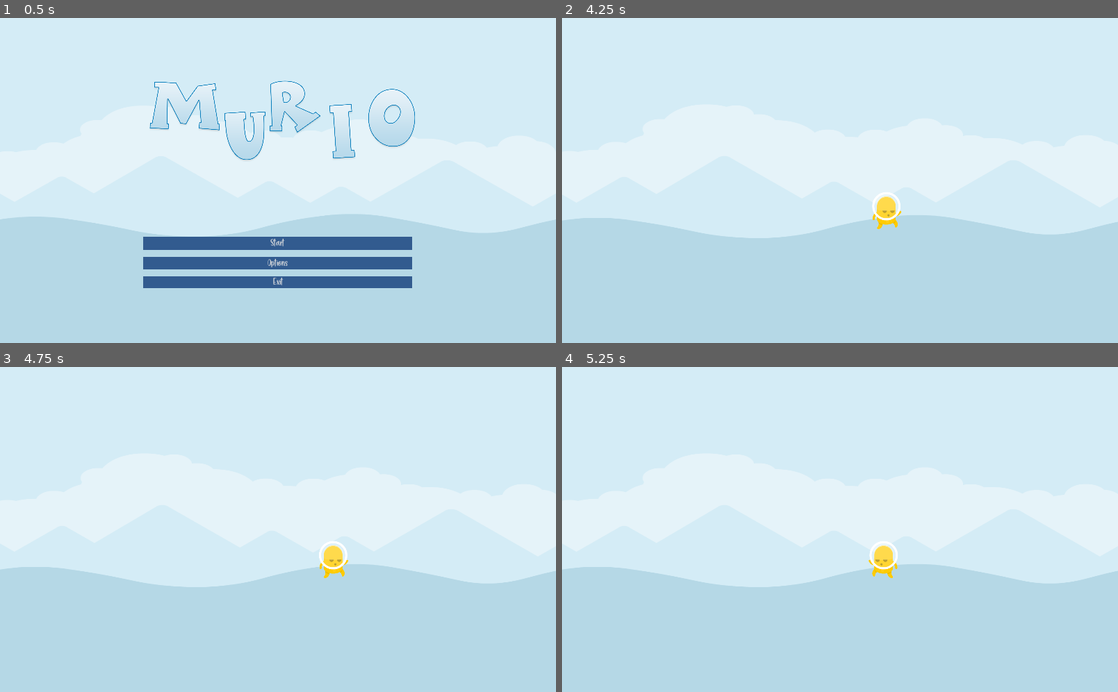
Above: before the commit, frames 1-4 (two rows, left to right).
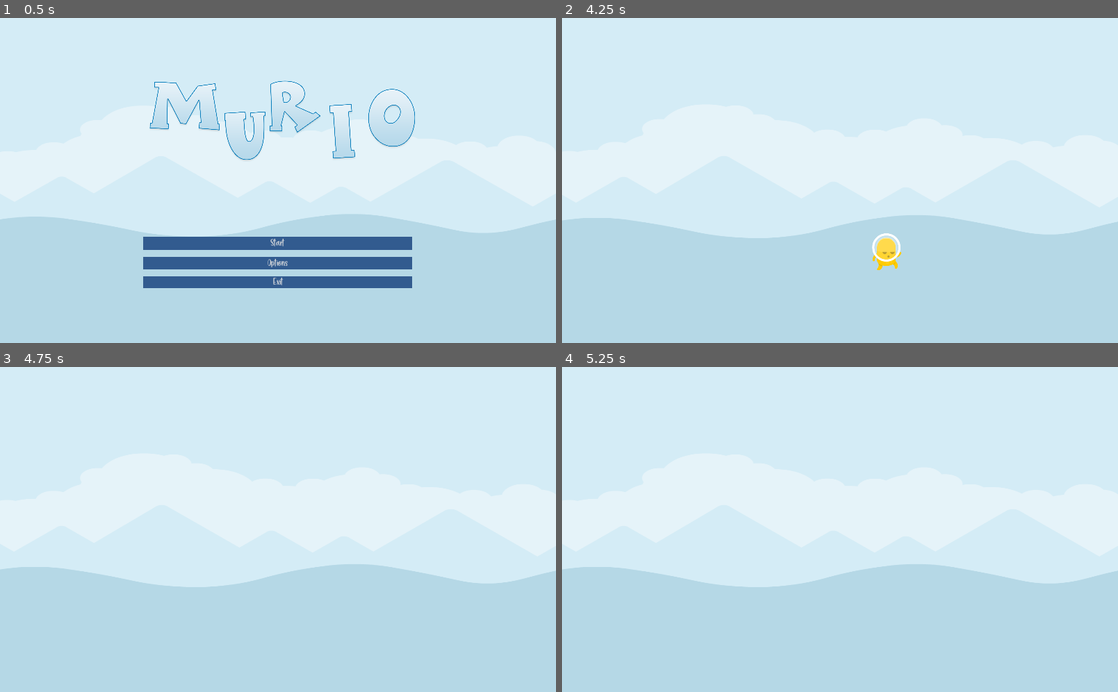
Above: after the commit, the same moments.

Repository: hellensoloviy/murio
Game: Godot game, scene res://scenes/UI/Menu.tscn
Same seed, same stepped clock (60 frames per second), same inputs: the game is played once before the commit and once after it.
Inputs:
- Up to frame 1 (0.5 s): no input
- Up to frame 2 (4.25 s): click "Start" at 0.5 s; tap Enter at 1.25 s; hold D (move_right) 1.28-2.78 s; tap W (jump) at 1.52, 2.27, 3.77 s; hold A (move_left) 2.78-3.53 s; hold D (move_right) from 3.53 s (still down)
- Up to frame 3 (4.75 s): keep holding D (move_right); tap W (jump) at 4.52 s
- Up to frame 4 (5.25 s): tap Space at 5 s; release D (move_right) at 5.03 s; hold A (move_left) from 5.03 s (still down)

Frame 1 is identical in both runs. In frame 2, 0.8% of the frame differs, in the area x 55-62%, y 53-78%; in frame 3, 0.4%; in frame 4, 0.4%.

Commit message:
added new assets for enemies, background etc
start adding new world scene (snow);

Diff:
--- a/MainScene.tscn
+++ b/MainScene.tscn
@@ -187,7 +187,7 @@
 [node name="ParallaxBackground" type="ParallaxBackground" parent="."]
 
 [node name="uncolored_piramids" type="Sprite" parent="ParallaxBackground"]
-position = Vector2( 1032.43, 601.388 )
+position = Vector2( 1030.54, 601.388 )
 scale = Vector2( 2.02194, 1.19716 )
 texture = ExtResource( 2 )
 
@@ -207,6 +207,9 @@
 [node name="Camera2D" type="Camera2D" parent="player_yellow"]
 current = true
 limit_left = -500
+limit_top = -700
+limit_right = 8000
+limit_bottom = 5000
 limit_smoothed = true
 drag_margin_h_enabled = true
 drag_margin_v_enabled = true
--- a/scenes/UI/Menu.tscn
+++ b/scenes/UI/Menu.tscn
@@ -53,6 +53,7 @@
 margin_bottom = 596.467
 use_top_left = true
 __meta__ = {
+"_edit_lock_": true,
 "_edit_use_anchors_": false
 }
 
@@ -79,13 +80,14 @@
 custom_constants/separation = 26
 alignment = 1
 __meta__ = {
+"_edit_lock_": true,
 "_edit_use_anchors_": false
 }
 
 [node name="start_button" type="Button" parent="VBoxContainer"]
-margin_top = 80.0
+margin_top = 77.0
 margin_right = 991.0
-margin_bottom = 130.0
+margin_bottom = 127.0
 rect_min_size = Vector2( 0, 50 )
 rect_pivot_offset = Vector2( 339.611, 22 )
 custom_styles/hover = SubResource( 1 )
@@ -97,9 +99,9 @@
 }
 
 [node name="options_button" type="Button" parent="VBoxContainer"]
-margin_top = 150.0
+margin_top = 153.0
 margin_right = 991.0
-margin_bottom = 200.0
+margin_bottom = 197.0
 rect_min_size = Vector2( 0, 44 )
 rect_pivot_offset = Vector2( 339.611, 22 )
 custom_styles/hover = SubResource( 1 )
@@ -111,9 +113,9 @@
 }
 
 [node name="exit_button" type="Button" parent="VBoxContainer"]
-margin_top = 220.0
+margin_top = 223.0
 margin_right = 991.0
-margin_bottom = 270.0
+margin_bottom = 267.0
 rect_min_size = Vector2( 0, 44 )
 rect_pivot_offset = Vector2( 339.611, 22 )
 custom_styles/hover = SubResource( 1 )
--- /dev/null
+++ b/scenes/world/snow_world.tscn
@@ -0,0 +1,163 @@
+[gd_scene load_steps=14 format=2]
+
+[ext_resource path="res://sprites/ground/snow/snowLeft.png" type="Texture" id=1]
+[ext_resource path="res://sprites/ground/snow/snowMid.png" type="Texture" id=2]
+[ext_resource path="res://sprites/ground/snow/snowCenter.png" type="Texture" id=3]
+[ext_resource path="res://sprites/backgrounds/uncolored_piramids.png" type="Texture" id=4]
+[ext_resource path="res://sprites/ground/snow/snow.png" type="Texture" id=5]
+[ext_resource path="res://sprites/ground/snow/snowRight.png" type="Texture" id=6]
+[ext_resource path="res://player/player_yellow.tscn" type="PackedScene" id=7]
+
+[sub_resource type="ConvexPolygonShape2D" id=1]
+points = PoolVector2Array( 0, 0, 128, 0, 128, 128, 0, 128 )
+
+[sub_resource type="ConvexPolygonShape2D" id=2]
+points = PoolVector2Array( 0, 0, 128, 0, 128, 128, 0, 128 )
+
+[sub_resource type="ConvexPolygonShape2D" id=3]
+points = PoolVector2Array( 0, 0, 128, 0, 128, 128, 0, 128 )
+
+[sub_resource type="ConvexPolygonShape2D" id=4]
+points = PoolVector2Array( 0, 0, 128, 0, 128, 128, 0, 128 )
+
+[sub_resource type="ConvexPolygonShape2D" id=5]
+points = PoolVector2Array( 0, 0, 128, 0, 128, 128, 0, 128 )
+
+[sub_resource type="TileSet" id=6]
+0/name = "snowCenter.png 0"
+0/texture = ExtResource( 3 )
+0/tex_offset = Vector2( 0, 0 )
+0/modulate = Color( 1, 1, 1, 1 )
+0/region = Rect2( 0, 0, 128, 128 )
+0/tile_mode = 0
+0/occluder_offset = Vector2( 0, 0 )
+0/navigation_offset = Vector2( 0, 0 )
+0/shape_offset = Vector2( 0, 0 )
+0/shape_transform = Transform2D( 1, 0, 0, 1, 0, 0 )
+0/shape = SubResource( 1 )
+0/shape_one_way = false
+0/shape_one_way_margin = 1.0
+0/shapes = [ {
+"autotile_coord": Vector2( 0, 0 ),
+"one_way": false,
+"one_way_margin": 1.0,
+"shape": SubResource( 1 ),
+"shape_transform": Transform2D( 1, 0, 0, 1, 0, 0 )
+} ]
+0/z_index = 0
+1/name = "snow.png 1"
+1/texture = ExtResource( 5 )
+1/tex_offset = Vector2( 0, 0 )
+1/modulate = Color( 1, 1, 1, 1 )
+1/region = Rect2( 0, 0, 128, 128 )
+1/tile_mode = 0
+1/occluder_offset = Vector2( 0, 0 )
+1/navigation_offset = Vector2( 0, 0 )
+1/shape_offset = Vector2( 0, 0 )
+1/shape_transform = Transform2D( 1, 0, 0, 1, 0, 0 )
+1/shape = SubResource( 2 )
+1/shape_one_way = false
+1/shape_one_way_margin = 1.0
+1/shapes = [ {
+"autotile_coord": Vector2( 0, 0 ),
+"one_way": false,
+"one_way_margin": 1.0,
+"shape": SubResource( 2 ),
+"shape_transform": Transform2D( 1, 0, 0, 1, 0, 0 )
+} ]
+1/z_index = 0
+2/name = "snowLeft.png 2"
+2/texture = ExtResource( 1 )
+2/tex_offset = Vector2( 0, 0 )
+2/modulate = Color( 1, 1, 1, 1 )
+2/region = Rect2( 0, 0, 128, 128 )
+2/tile_mode = 0
+2/occluder_offset = Vector2( 0, 0 )
+2/navigation_offset = Vector2( 0, 0 )
+2/shape_offset = Vector2( 0, 0 )
+2/shape_transform = Transform2D( 1, 0, 0, 1, 0, 0 )
+2/shape = SubResource( 3 )
+2/shape_one_way = false
+2/shape_one_way_margin = 1.0
+2/shapes = [ {
+"autotile_coord": Vector2( 0, 0 ),
+"one_way": false,
+"one_way_margin": 1.0,
+"shape": SubResource( 3 ),
+"shape_transform": Transform2D( 1, 0, 0, 1, 0, 0 )
+} ]
+2/z_index = 0
+3/name = "snowMid.png 3"
+3/texture = ExtResource( 2 )
+3/tex_offset = Vector2( 0, 0 )
+3/modulate = Color( 1, 1, 1, 1 )
+3/region = Rect2( 0, 0, 128, 128 )
+3/tile_mode = 0
+3/occluder_offset = Vector2( 0, 0 )
+3/navigation_offset = Vector2( 0, 0 )
+3/shape_offset = Vector2( 0, 0 )
+3/shape_transform = Transform2D( 1, 0, 0, 1, 0, 0 )
+3/shape = SubResource( 4 )
+3/shape_one_way = false
+3/shape_one_way_margin = 1.0
+3/shapes = [ {
+"autotile_coord": Vector2( 0, 0 ),
+"one_way": false,
+"one_way_margin": 1.0,
+"shape": SubResource( 4 ),
+"shape_transform": Transform2D( 1, 0, 0, 1, 0, 0 )
+} ]
+3/z_index = 0
+4/name = "snowRight.png 4"
+4/texture = ExtResource( 6 )
+4/tex_offset = Vector2( 0, 0 )
+4/modulate = Color( 1, 1, 1, 1 )
+4/region = Rect2( 0, 0, 128, 128 )
+4/tile_mode = 0
+4/occluder_offset = Vector2( 0, 0 )
+4/navigation_offset = Vector2( 0, 0 )
+4/shape_offset = Vector2( 0, 0 )
+4/shape_transform = Transform2D( 1, 0, 0, 1, 0, 0 )
+4/shape = SubResource( 5 )
+4/shape_one_way = false
+4/shape_one_way_margin = 1.0
+4/shapes = [ {
+"autotile_coord": Vector2( 0, 0 ),
+"one_way": false,
+"one_way_margin": 1.0,
+"shape": SubResource( 5 ),
+"shape_transform": Transform2D( 1, 0, 0, 1, 0, 0 )
+} ]
+4/z_index = 0
+
+[node name="root" type="Node2D"]
+
+[node name="ParallaxBackground" type="ParallaxBackground" parent="."]
+
+[node name="uncolored_piramids" type="Sprite" parent="ParallaxBackground"]
+position = Vector2( 1030.54, 601.388 )
+scale = Vector2( 2.02194, 1.19716 )
+texture = ExtResource( 4 )
+
+[node name="groundTileMap" type="TileMap" parent="."]
+tile_set = SubResource( 6 )
+cell_size = Vector2( 128, 128 )
+format = 1
+tile_data = PoolIntArray( 458762, 3, 0, 458763, 3, 0, 458764, 3, 0, 458765, 3, 0, 458766, 3, 0, 458767, 3, 0, 524298, 0, 0, 524299, 0, 0, 524300, 0, 0, 524301, 0, 0, 524302, 0, 0, 524303, 0, 0 )
+
+[node name="player" parent="." instance=ExtResource( 7 )]
+position = Vector2( 1383.64, 376.332 )
+collision_mask = 51
+
+[node name="Camera2D" type="Camera2D" parent="player"]
+current = true
+limit_left = -500
+limit_top = -700
+limit_right = 8000
+limit_bottom = 5000
+limit_smoothed = true
+drag_margin_h_enabled = true
+drag_margin_v_enabled = true
+drag_margin_top = 0.3
+drag_margin_bottom = 0.3
+editor_draw_limits = true
Binary file added: sprites/background_parts/cloud1.png
Not shown, added: sprites/background_parts/cloud1.png.import
Binary file added: sprites/background_parts/cloud2.png
Not shown, added: sprites/background_parts/cloud2.png.import
Binary file added: sprites/background_parts/cloud3.png
Not shown, added: sprites/background_parts/cloud3.png.import
Binary file added: sprites/background_parts/fence.png
Not shown, added: sprites/background_parts/fence.png.import
Binary file added: sprites/background_parts/fenceBroken.png
Not shown, added: sprites/background_parts/fenceBroken.png.import
Binary file added: sprites/enemies/bee/bee.png
Not shown, added: sprites/enemies/bee/bee.png.import
(and 46 more such lines)
